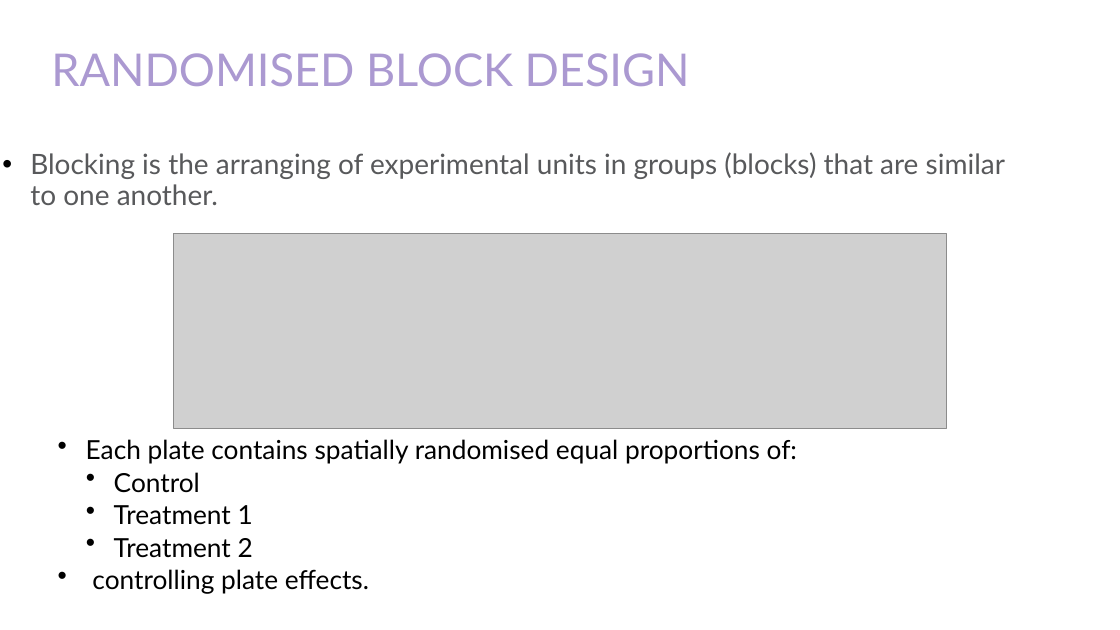
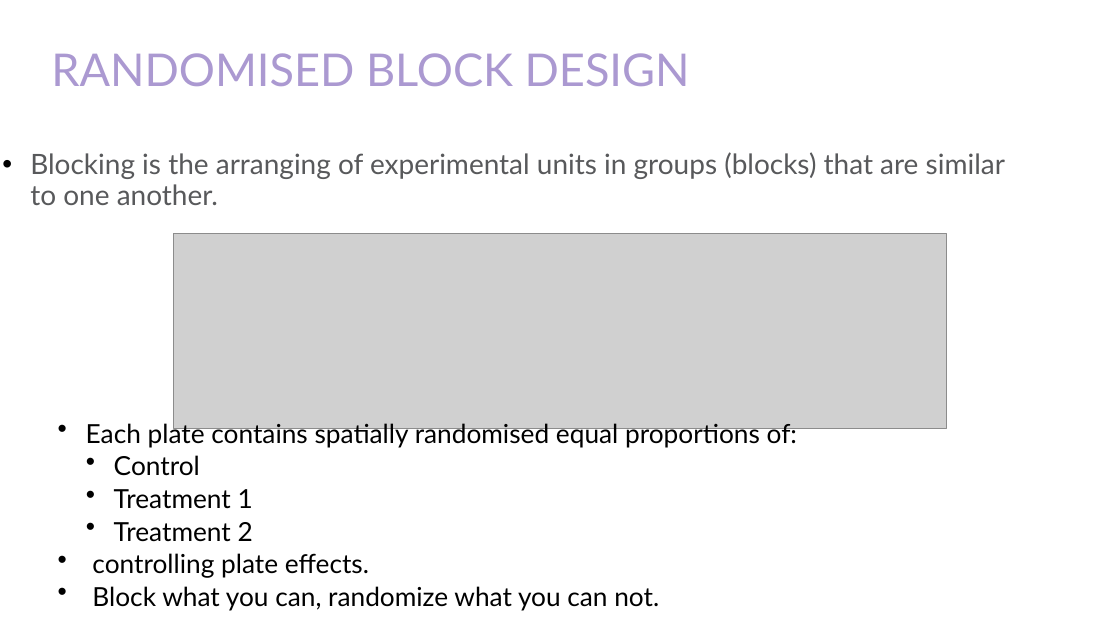
Before and after one commit to bioinformatics-core-shared-training/Bulk_RNAseq_Course_Base, a slide deck: slide 15 of additional_scripts_and_materials/07_Statistics_1.pptx. Drawn at 1120x630 pixels with LibreOffice and Linux fonts; fonts in the diff are those of the drawing; grey boxes stand for pictures. Boxes give left, top, right and bottom in pixels: in the first picture for what was removed or moved away, otherwise in the second. Text is boxed around its words. In the diff, an @@ line names an element or a change of style, - is before the commit and + after.

```diff
--- a/additional_scripts_and_materials/07_Statistics_1.pptx
+++ b/additional_scripts_and_materials/07_Statistics_1.pptx
@@ text at [92, 586, 659, 611]: paragraph added @@
+• Block what you can, randomize what you can not.
```
Also in this commit, not shown: 14 other slides changed, 3 slides added, 2 slides removed, 3 other files.
